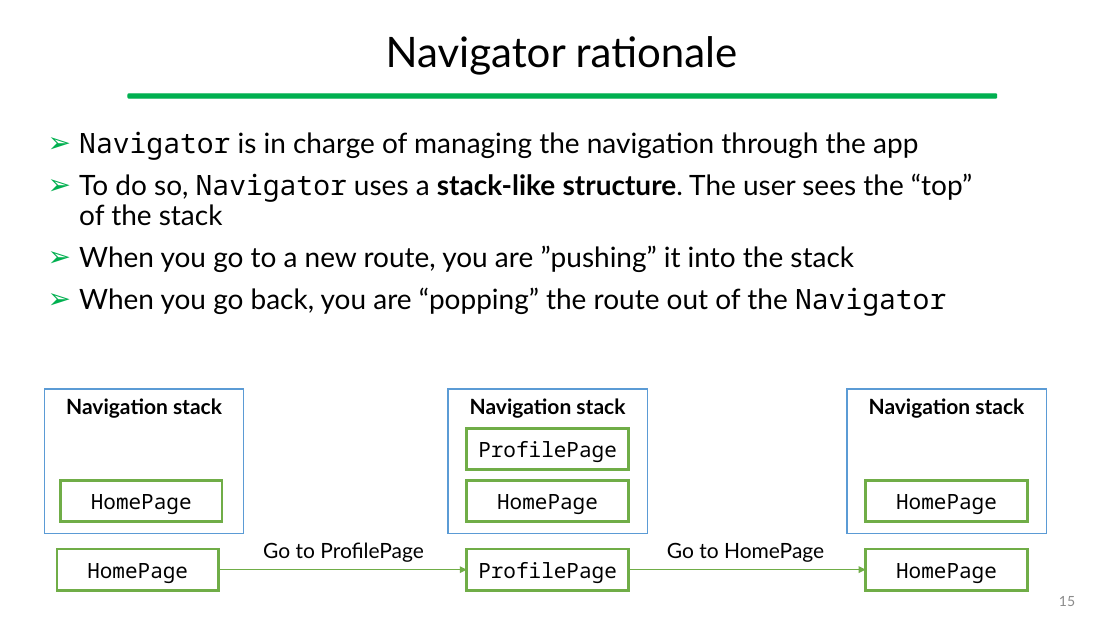
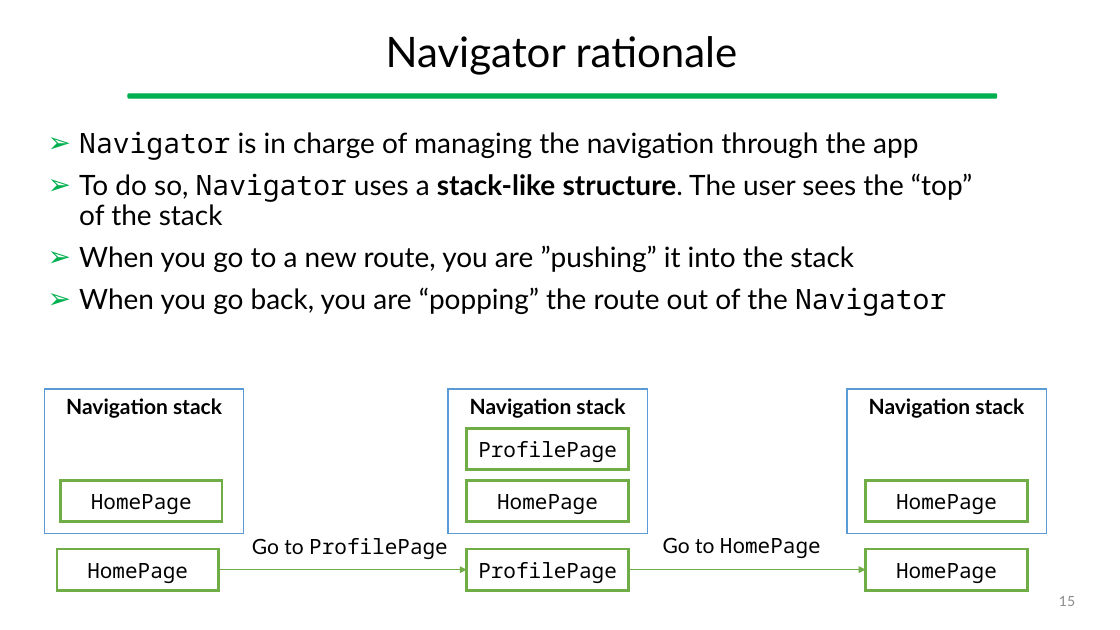
Before and after one commit to gcappon/bwthw, a slide deck: slide 15 of lesson_10-navigation/lesson_10-navigation.pptx. Drawn at 1120x630 pixels with LibreOffice and Linux fonts; fonts in the diff are those of the drawing. Boxes give left, top, right and bottom in pixels: in the first picture for what was removed or moved away, otherwise in the second. Text is boxed around its words. In the diff, an @@ line names an element or a change of style, - is before the commit and + after.

```diff
--- a/lesson_10-navigation/lesson_10-navigation.pptx
+++ b/lesson_10-navigation/lesson_10-navigation.pptx
@@ text "Go to ProfilePage": place and size @@
-text "Go to ProfilePage" at [263, 542, 424, 562]
+text "Go to ProfilePage" at [252, 538, 448, 559]
@@ text "Go to ProfilePage" at [252, 538, 448, 559]: font Lato to Noto Sans Mono in "ProfilePage" @@
@@ text "Go to HomePage" at [663, 537, 821, 558]: font Lato to Noto Sans Mono in "HomePage" @@
```
Also in this commit, not shown: 11 other slides changed, 1 slide added, 29 other files.
